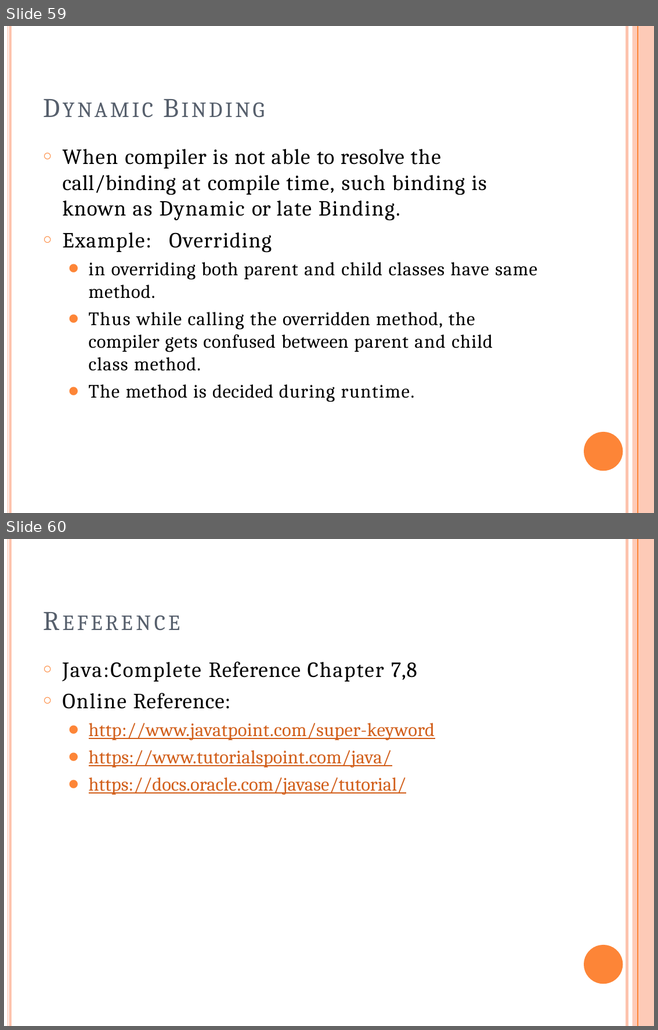
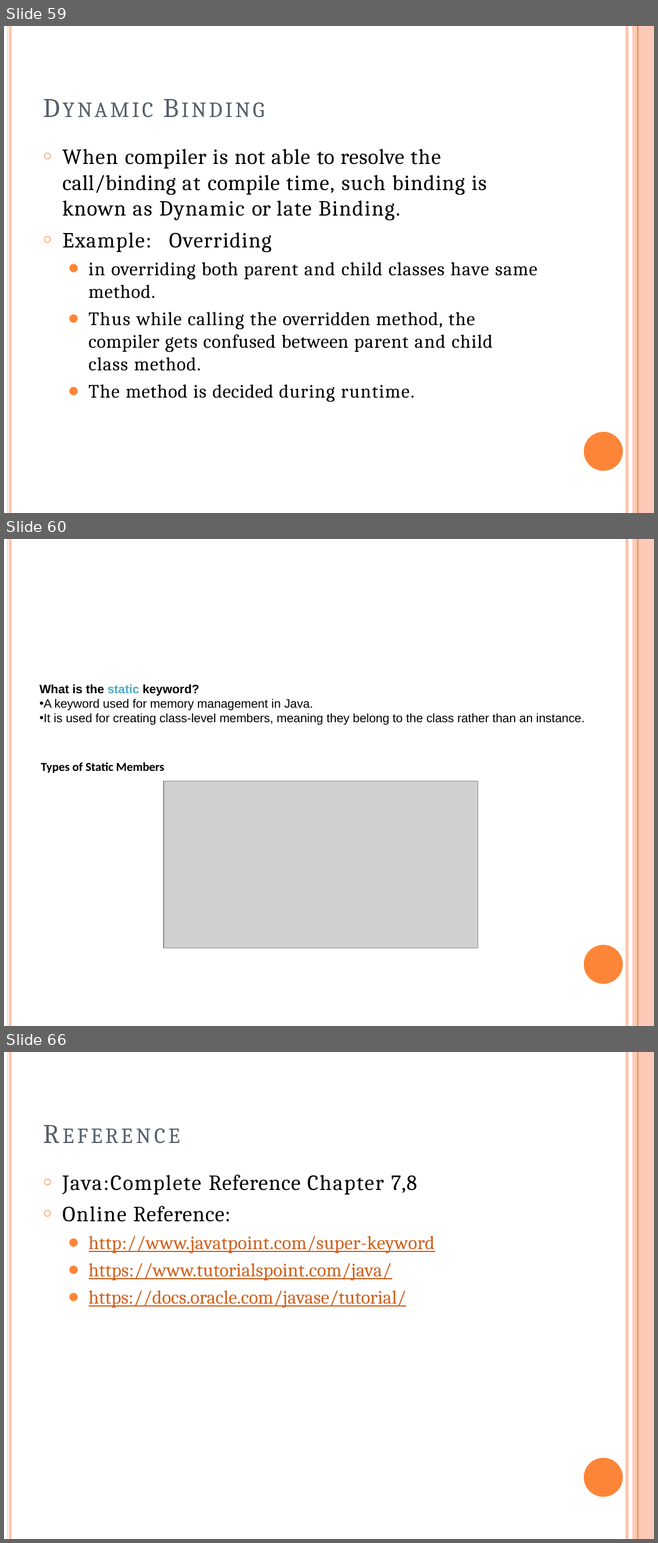
Before and after one commit to ashrafulparan2/UIU-Resources, a slide deck: OOP Theory materials-Spring_26/Mid/Lecture4_OOPPrinciples.pptx. Shown one above the other, each under a label of ours: slides 59 and 60 before the commit, slides 59, 60 and 66 after it; the slides between them are not shown. The pictures are 658x1030 and 658x1543 pixels, drawn with LibreOffice and Linux fonts; fonts in the diff are those of the drawing; grey boxes stand for pictures. Boxes give left, top, right and bottom in pixels: in the first picture for what was removed or moved away, otherwise in the second. Text is boxed around its words. In the diff, an @@ line names an element or a change of style, - is before the commit and + after.

```diff
--- a/OOP Theory materials-Spring_26/Mid/Lecture4_OOPPrinciples.pptx
+++ b/OOP Theory materials-Spring_26/Mid/Lecture4_OOPPrinciples.pptx
@@ slide 60 added at (4,539,654,1026), background #FFFFFF; not listed: 5 template elements that a slide beside it also shows @@
@@ text added at (39,684,585,725), 13.5 pt, text #000000 @@
+What is the static keyword?
+• A keyword used for memory management in Java.
+• It is used for creating class-level members, meaning they belong to the class rather than an instance.
@@ text added at (41,762,164,773), 13.5 pt, text #000000, bold @@
+Types of Static Members
@@ picture added at (164,781,477,948) @@
@@ what was slide 60 is now slide 66 @@
```
Also in this commit, not shown: 5 other slides added, 3 other files.
